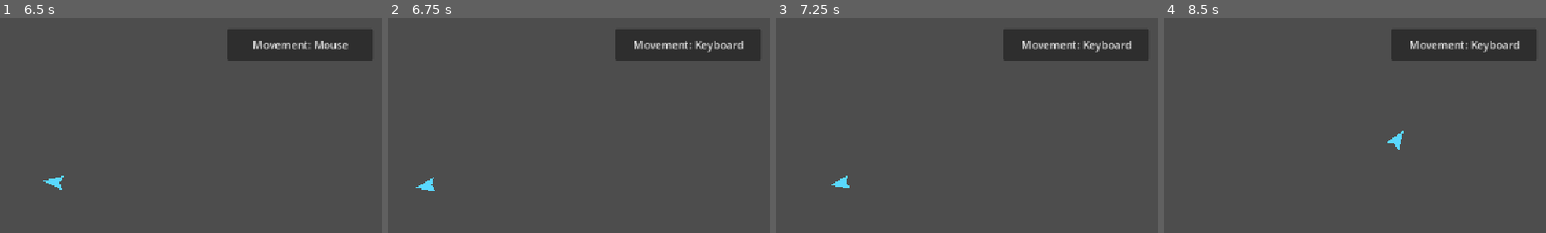
Above: before the commit, frames 1-4 (left to right).
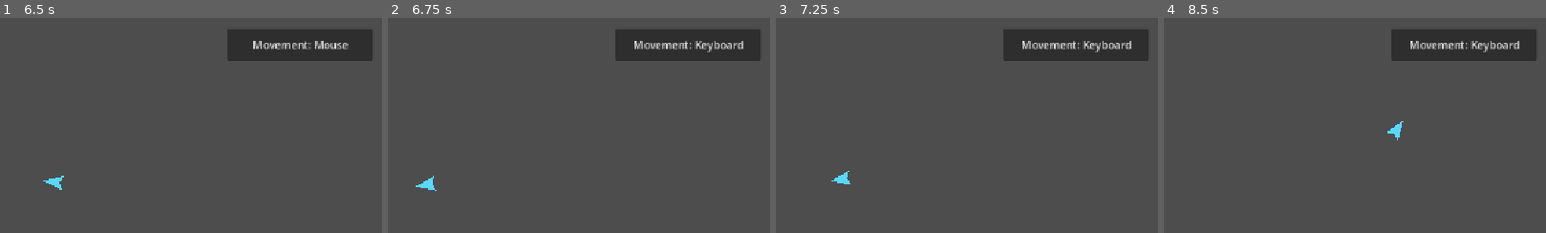
Above: after the commit, the same moments.

Repository: Bbran4/SpaceDelivery
Game: Godot game, scene res://scenes/player/player_ship.tscn
The game is run twice, just before and just after one commit, with the same random seed, the same clock (stepped at 60 frames per second) and the same inputs. The project has no main scene, so this scene is started directly.
Inputs (mouse positions are % of the whole screen's width and height, from its top left):
- Up to frame 1 (6.5 s): click "Movement: Keyboard" at 0.5 s; click "Movement: Mouse" at 1.25 s; tap Enter at 2, 3.5, 5.75 s; move the mouse to (72, 45) at 2.02 s; hold D (right) 2.03-2.78 s; tap Space at 2.75, 4.25 s; move the mouse to (30, 55) at 2.77 s; hold S (down) 2.78-3.53 s; move the mouse to (60, 28) at 3.52 s; hold D (right) 3.53-4.28 s; move the mouse to (45, 70) at 4.27 s; hold W (up) 4.28-5.03 s; move the mouse to (80, 65) at 5.02 s; hold A (left) from 5.03 s (still down); move the mouse to (20, 35) at 5.77 s
- Up to frame 2 (6.75 s): tap Space at 6.5 s; move the mouse to (55, 50) at 6.52 s; release A (left) at 6.53 s; hold S (down) from 6.53 s (still down)
- Up to frame 3 (7.25 s): keep holding S (down)
- Up to frame 4 (8.5 s): move the mouse to (35, 25) at 7.27 s; release S (down) at 7.28 s; hold D (right) 7.28-8.03 s; move the mouse to (72, 45) at 8.02 s; hold W (up) from 8.03 s (still down)
The pictures show only the part of the screen within x 50-100%, y 0-50%; the shares and areas given below are measured in that part.

Frame 1 is identical in both runs. In frame 2, less than 0.1% of the frame differs, in the area x 7-13%, y 73-81%; in frame 3, 0.2%; in frame 4, 0.3%, in the area x 58-63%, y 48-62%.

Commit message:
Increase mouse cursor stopping distance

Diff:
--- a/scripts/player_controller.gd
+++ b/scripts/player_controller.gd
@@ -20,7 +20,7 @@
 @export var thrust_reverse_action: StringName = &"down"
 
 @export_group("Mouse Movement")
-@export_range(0.0, 500.0, 1.0) var mouse_stop_distance: float = 70.0
+@export_range(0.0, 800.0, 1.0) var mouse_stop_distance: float = 140.0
 @export_range(1.0, 10.0, 0.1) var mouse_turn_rate_multiplier: float = 4.0
 ## Approximate time for mouse steering to correct velocity toward the target.
 @export_range(0.1, 2.0, 0.05) var mouse_velocity_response_time: float = 0.4
